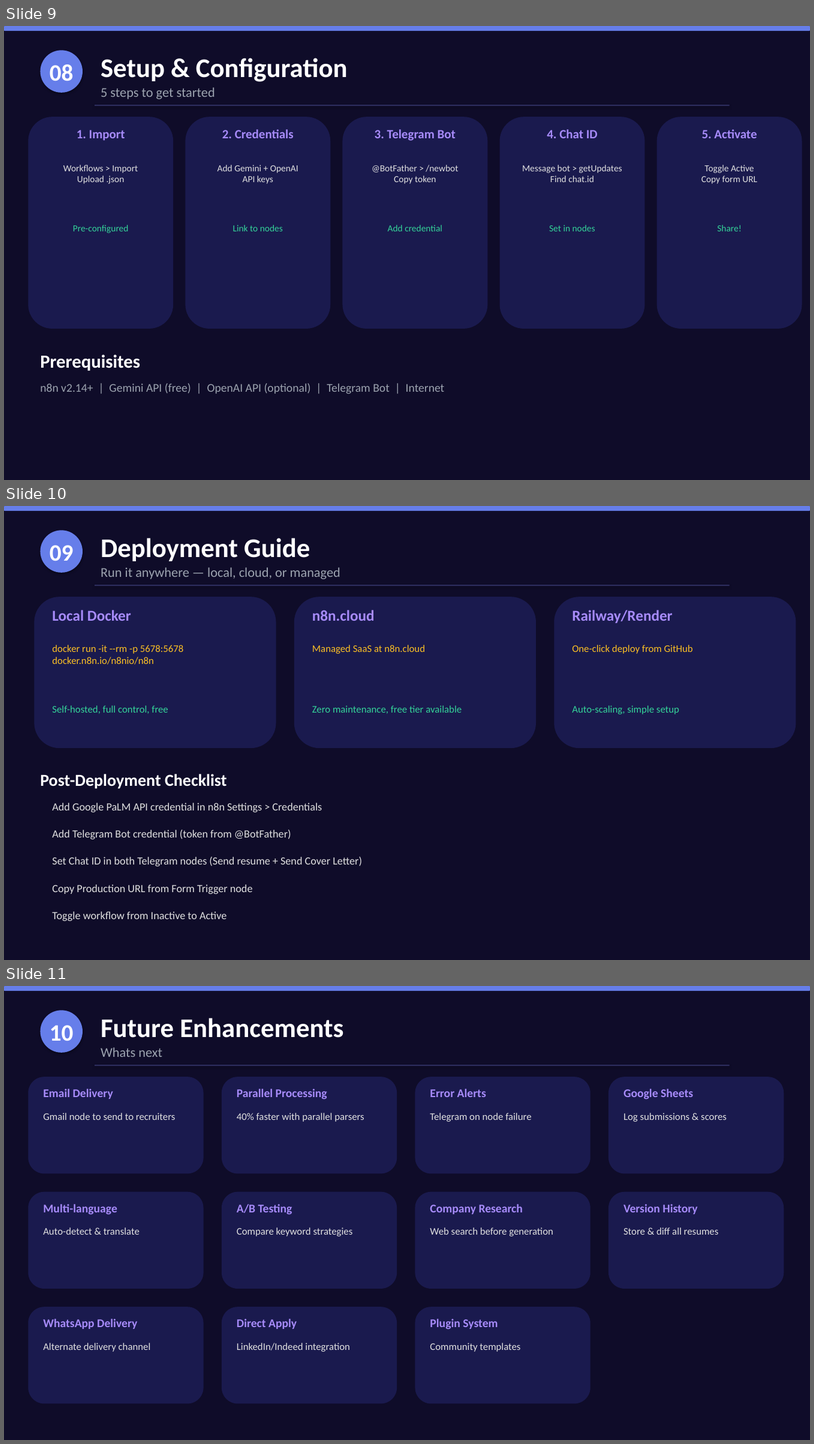
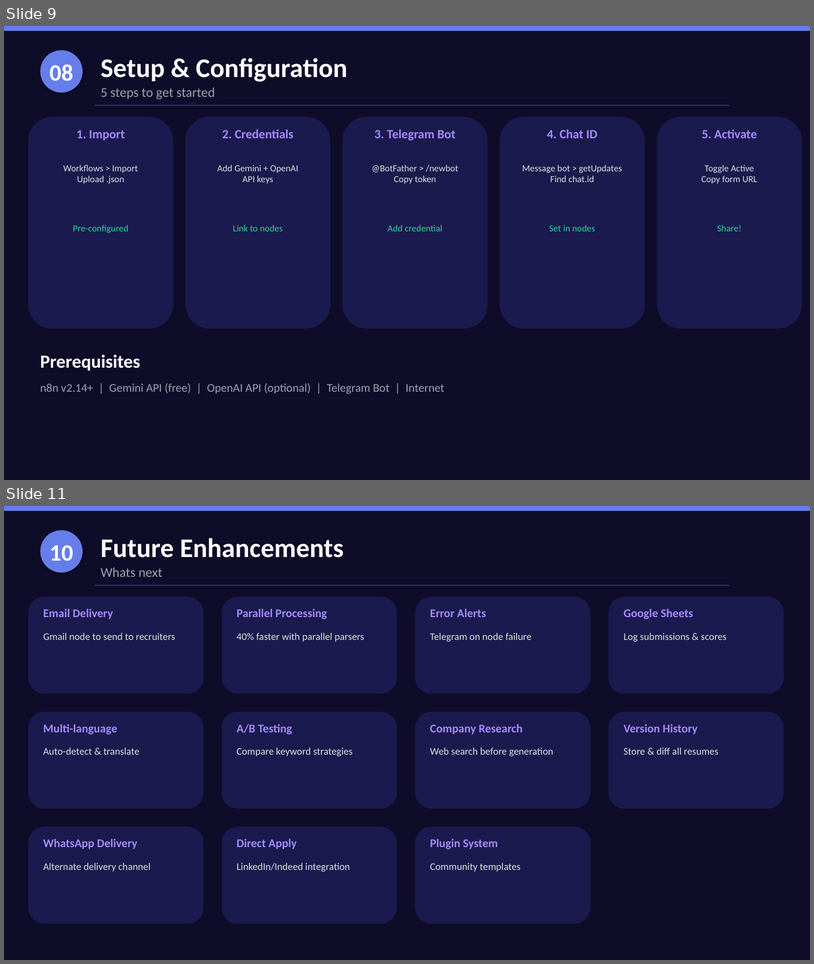
Before and after one commit to nitinkumar30/aiResumeOptimizer, a slide deck: AI_Resume_Optimizer_Presentation.pptx. Shown one above the other, each under a label of ours: slides 9, 10 and 11 before the commit, slides 9 and 11 after it; the slides between them are not shown. The pictures are 814x1444 and 814x964 pixels, drawn with LibreOffice and Linux fonts; fonts in the diff are those of the drawing. Boxes give left, top, right and bottom in pixels: in the first picture for what was removed or moved away, otherwise in the second. Text is boxed around its words. In the diff, an @@ line names an element or a change of style, - is before the commit and + after.

Commit message:
Fix deployment section: Cloudflare Tunnel, no Docker

```diff
--- a/AI_Resume_Optimizer_Presentation.pptx
+++ b/AI_Resume_Optimizer_Presentation.pptx
@@ slide 10 removed at bbox=[4, 506, 810, 960], background #0F0C29 @@
@@ rounded rectangle removed at bbox=[4, 506, 810, 511] @@
@@ ellipse removed at bbox=[40, 530, 83, 573] @@
-09
@@ text removed at bbox=[101, 538, 310, 561] @@
-Deployment Guide
@@ text removed at bbox=[101, 567, 341, 579] @@
-Run it anywhere — local, cloud, or managed
@@ rectangle removed at bbox=[95, 585, 730, 586] @@
@@ rounded rectangle removed at bbox=[34, 597, 276, 748] @@
@@ text removed at bbox=[52, 610, 131, 621] @@
-Local Docker
@@ rounded rectangle removed at bbox=[294, 597, 536, 748] @@
@@ text removed at bbox=[312, 610, 375, 621] @@
-n8n.cloud
@@ rounded rectangle removed at bbox=[555, 597, 797, 748] @@
@@ text removed at bbox=[572, 610, 672, 623] @@
-Railway/Render
@@ text removed at bbox=[52, 645, 184, 664] @@
-docker run -it --rm -p 5678:5678 docker.n8n.io/n8nio/n8n
@@ text removed at bbox=[312, 645, 425, 654] @@
-Managed SaaS at n8n.cloud
@@ text removed at bbox=[572, 645, 693, 654] @@
-One-click deploy from GitHub
@@ text removed at bbox=[52, 705, 168, 714] @@
-Self-hosted, full control, free
@@ text removed at bbox=[312, 705, 462, 714] @@
-Zero maintenance, free tier available
@@ text removed at bbox=[572, 705, 680, 714] @@
-Auto-scaling, simple setup
@@ text removed at bbox=[40, 774, 227, 789] @@
-Post-Deployment Checklist
@@ text removed at bbox=[52, 802, 322, 812] @@
-Add Google PaLM API credential in n8n Settings > Credentials
@@ text removed at bbox=[52, 829, 291, 839] @@
-Add Telegram Bot credential (token from @BotFather)
@@ text removed at bbox=[52, 856, 362, 866] @@
-Set Chat ID in both Telegram nodes (Send resume + Send Cover Letter)
@@ text removed at bbox=[52, 884, 253, 894] @@
-Copy Production URL from Form Trigger node
@@ text removed at bbox=[52, 911, 227, 921] @@
-Toggle workflow from Inactive to Active
```
Also in this commit, not shown: 5 slides changed, 1 slide added, 2 other files.
